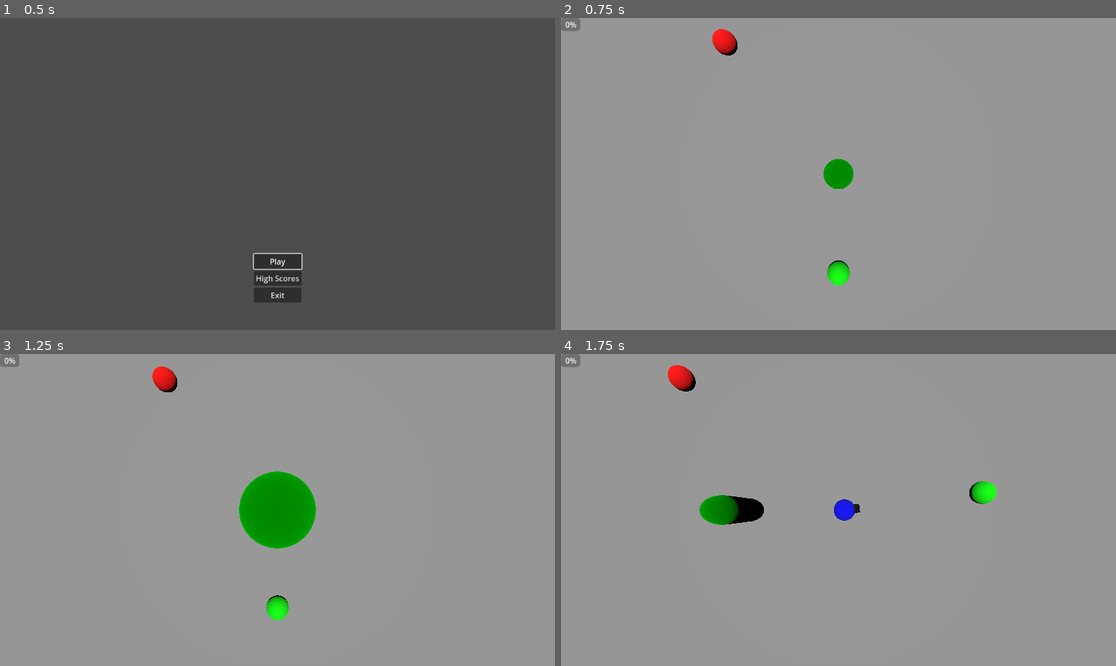
Above: before the commit, frames 1-4 (two rows, left to right).
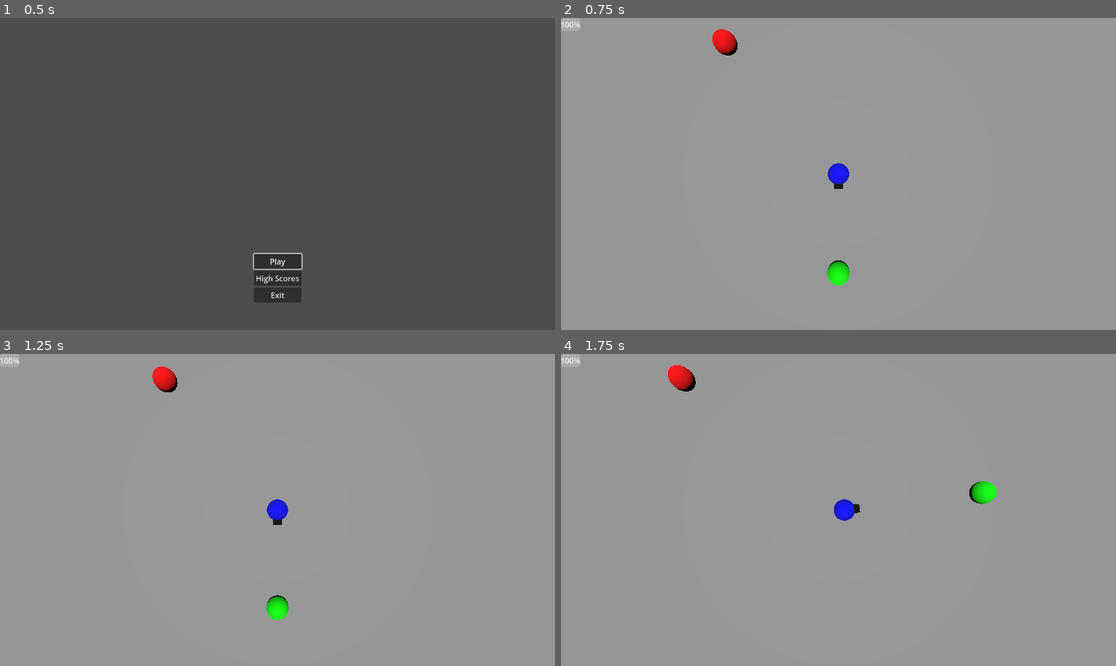
Above: after the commit, the same moments.

Repository: lavithian/Godot_Character_AI
Game: Godot game, scene res://start_menu.tscn
Same seed, same stepped clock (60 frames per second), same inputs: the game is played once before the commit and once after it.
Inputs (mouse positions are in pixels of both pictures, inside the frame that each line leads up to):
- Up to frame 1 (0.5 s): no input
- Up to frame 2 (0.75 s): click "Play" at 0.5 s
- Up to frame 3 (1.25 s): no input
- Up to frame 4 (1.75 s): move the mouse to (960, 494) at 1.27 s; hold D (move_right) from 1.28 s (still down); click (960, 494) at 1.35 s; tap Space (jump) at 1.52 s

Frame 1 is identical in both runs. In frame 2, 0.5% of the frame differs, in the area x 0-53%, y 0-55%; in frame 3, 2.8%, in the area x 0-57%, y 0-63%; in frame 4, 1.0%.
Error before the commit: Parse Error: Unindent doesn't match the previous indentation level. (res://level.gd:33)

Commit message:
Fixed level gd

Diff:
--- a/level.gd
+++ b/level.gd
@@ -1,7 +1,5 @@
 extends Node3D
 @export var bullet: Area3D
-
-
 @export var player : CharacterBody3D
 @export var ui : Control
 #@export var start_menu : Control
@@ -31,7 +29,7 @@
 		bullet_instance.initialize_velocity1(start_dir)
 	else:
 		push_error("bullet node unset")
-  pass
+	pass
 
 func _on_player_health_changed(health, max_health):
 	ui.get_child(0).get_child(0).value = health
--- a/level.tscn
+++ b/level.tscn
@@ -15,11 +15,11 @@
 [sub_resource type="BoxShape3D" id="BoxShape3D_tu372"]
 size = Vector3(100, 0.1, 100)
 
-[node name="level" type="Node3D" node_paths=PackedStringArray("player", "ui", "bullet")]
+[node name="level" type="Node3D" node_paths=PackedStringArray("bullet", "player", "ui")]
 script = ExtResource("1_gljcp")
+bullet = NodePath("bullet")
 player = NodePath("Player")
 ui = NodePath("UI")
-bullet = NodePath("bullet")
 
 [node name="floor" type="StaticBody3D" parent="."]
 metadata/_edit_group_ = true
@@ -67,7 +67,7 @@
 player = NodePath("../Player")
 
 [node name="bullet" parent="." instance=ExtResource("4_f72sh")]
-transform = Transform3D(0.5, 0, 0, 0, 1, 0, 0, 0, 0.5, 0, 10.1132, 0)
+transform = Transform3D(0.5, 0, 0, 0, 1, 0, 0, 0, 0.5, 0, -11.7117, 0)
 
 [node name="Camera_rig" parent="." instance=ExtResource("4_fbpvo")]
 
Not shown, added: level.tscn-bicU9v
